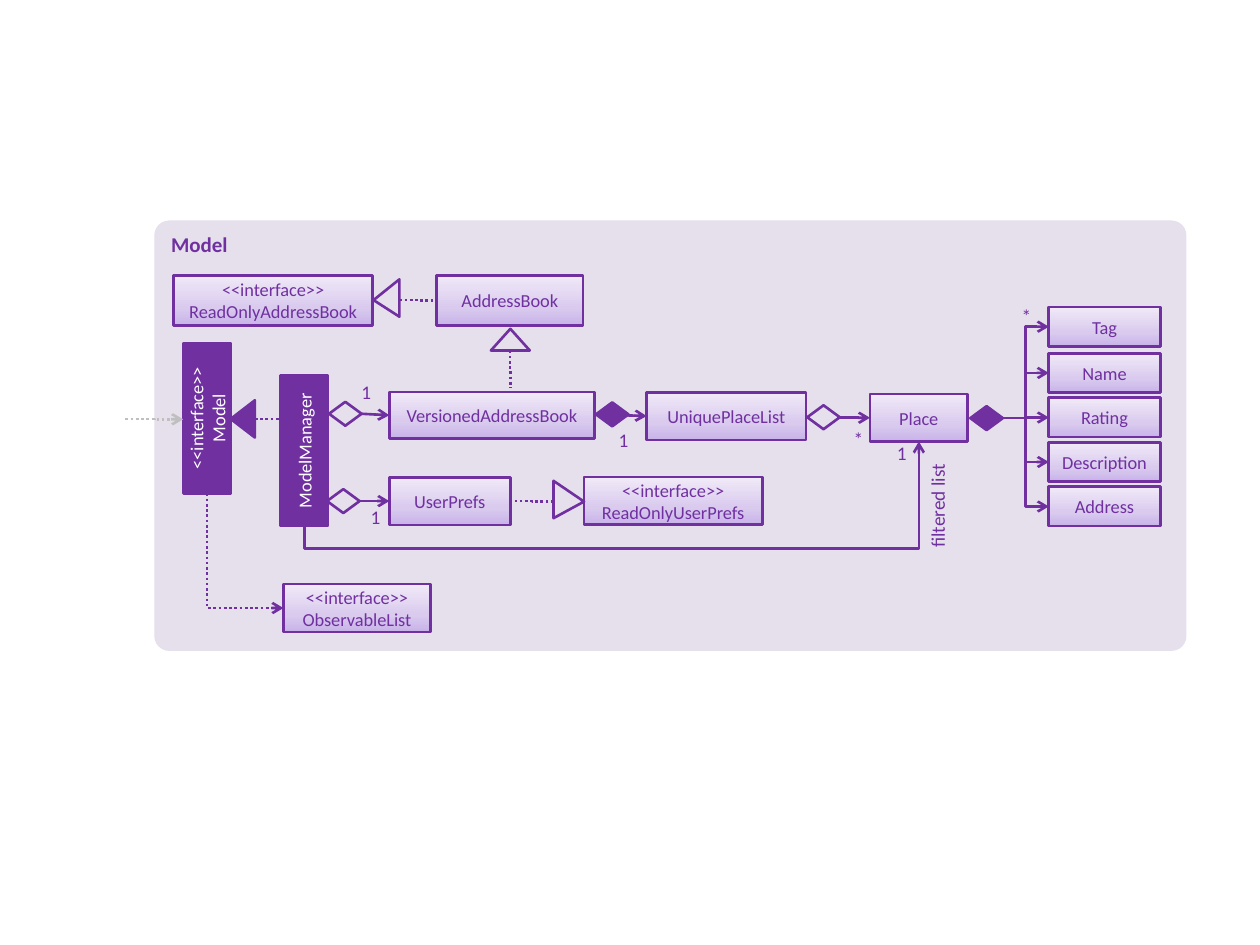
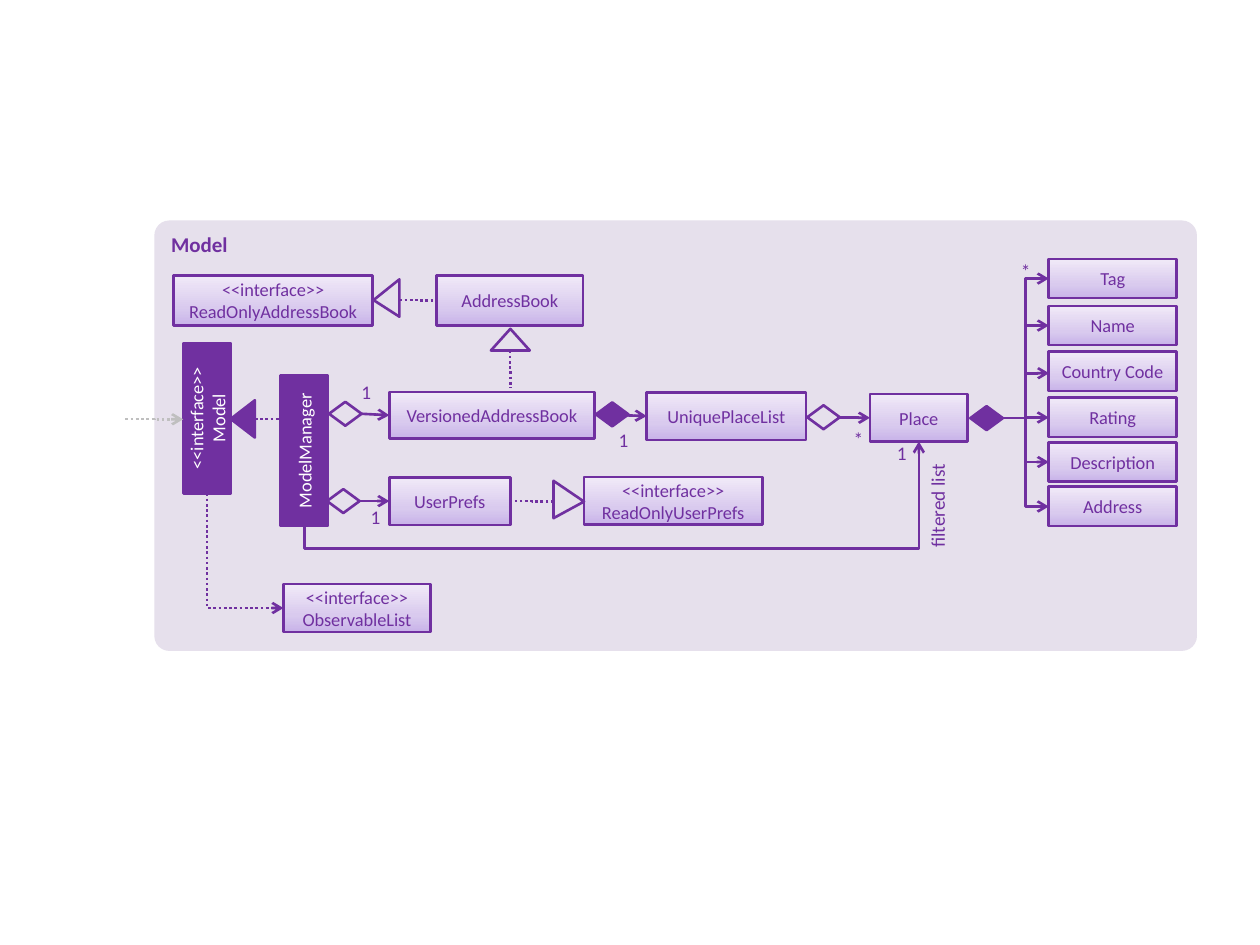
Before and after one commit to nus-cs2103-AY1819S2/addressbook-level4, a slide deck: slide 1 of docs/diagrams/ModelComponentClassDiagram.pptx. Drawn at 1260x945 pixels with LibreOffice and Linux fonts; fonts in the diff are those of the drawing. Boxes give left, top, right and bottom in pixels: in the first picture for what was removed or moved away, otherwise in the second. Text is boxed around its words. In the diff, an @@ line names an element or a change of style, - is before the commit and + after.

```diff
--- a/docs/diagrams/ModelComponentClassDiagram.pptx
+++ b/docs/diagrams/ModelComponentClassDiagram.pptx
@@ rounded rectangle "Model": place and size @@
-rounded rectangle "Model" at (154, 220, 1186, 651)
+rounded rectangle "Model" at (154, 220, 1197, 651)
@@ text "*": place and size @@
-text "*" at (1013, 305, 1040, 330)
+text "*" at (1013, 258, 1040, 284)
@@ rectangle "Tag": place and size @@
-rectangle "Tag" at (1048, 307, 1160, 346)
+rectangle "Tag" at (1048, 258, 1177, 297)
@@ elbow arrow moved from (1003, 418) - (1048, 326) to (1003, 418) - (1048, 278) @@
@@ elbow arrow moved from (1003, 418) - (1048, 373) to (1003, 418) - (1048, 325) @@
@@ rectangle "Name": place and size @@
-rectangle "Name" at (1048, 353, 1160, 392)
+rectangle "Name" at (1048, 306, 1177, 345)
@@ rectangle added at (1048, 352, 1177, 391), fill gradient #C9B5E8 to #D8CBEE to #F0EAF9, outline #7030A0 1.5 pt, 10.5 pt, text #7030A0 @@
+Country Code
@@ elbow arrow added from (1026, 418) to (1050, 373), #7030A0 1.5 pt @@
@@ rectangle "Rating": place and size @@
-rectangle "Rating" at (1048, 398, 1160, 437)
+rectangle "Rating" at (1048, 398, 1177, 437)
@@ rectangle "Description": place and size @@
-rectangle "Description" at (1048, 442, 1160, 481)
+rectangle "Description" at (1048, 442, 1177, 481)
@@ rectangle "Address": place and size @@
-rectangle "Address" at (1048, 486, 1160, 525)
+rectangle "Address" at (1048, 486, 1177, 525)
```
Also in this commit, not shown: 11 other files.
